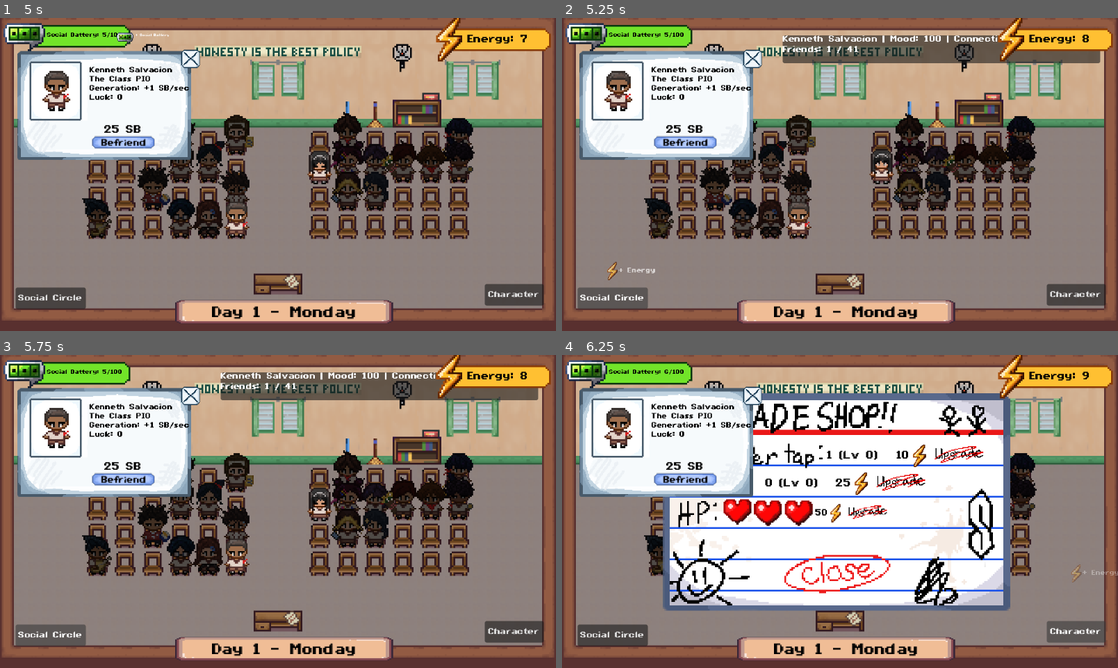
Above: before the commit, frames 1-4 (two rows, left to right).
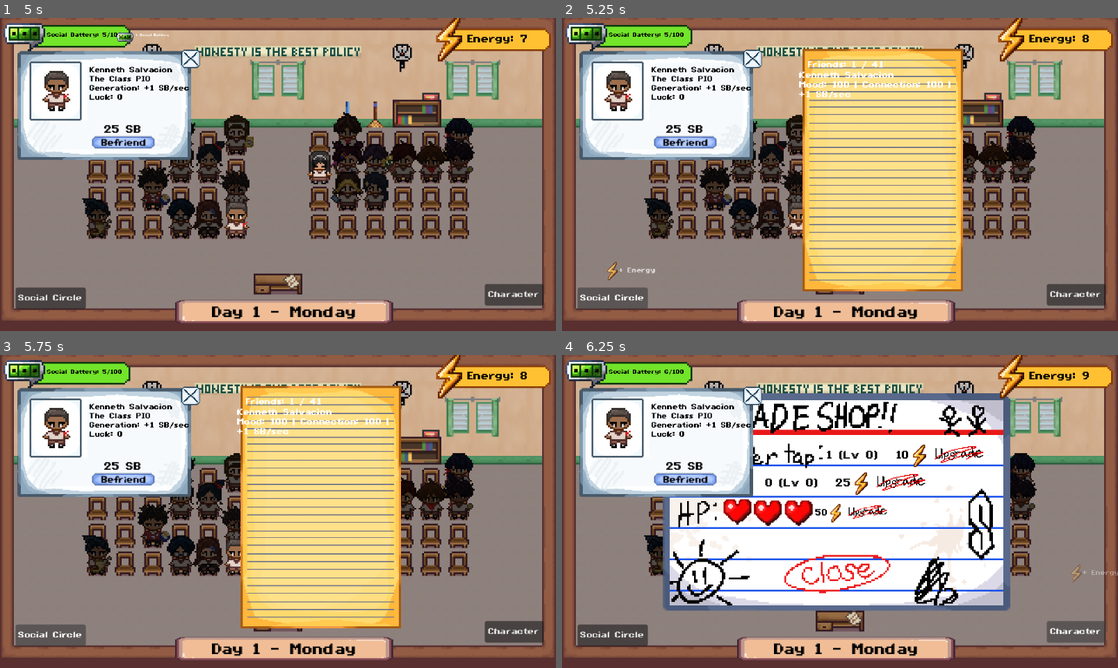
Above: after the commit, the same moments.

Repository: AzeOcram/checkpoint-gamejam
Game: Godot game, scene res://scenes/main/main.tscn
Two runs of this game, one before a commit and one after it. Both use one fixed random seed, a clock stepped at 60 frames per second and the inputs below.
Inputs (mouse positions are in pixels of both pictures, inside the frame that each line leads up to):
- Up to frame 1 (5 s): click (5, 74) at 0.52 s; tap Enter at 1.25 s; move the mouse to (400, 158) at 1.27 s; press the mouse at (400, 158) at 1.28 s; tap Space at 2 s; move the mouse to (166, 190) at 2.02 s; release the mouse at (166, 190) at 2.03 s; hold S 2.03-2.78 s; click (166, 190) at 2.1 s; move the mouse to (333, 105) at 2.77 s; press the mouse at (333, 105) at 2.78 s; move the mouse to (250, 237) at 3.52 s; release the mouse at (250, 237) at 3.53 s; click (250, 237) at 3.6 s; click (122, 143) at 4.25 s
- Up to frame 2 (5.25 s): click "Social Circle" at 5 s
- Up to frame 3 (5.75 s): no input
- Up to frame 4 (6.25 s): click "Character" at 5.75 s

Frame 1 is identical in both runs. In frame 2, 24% of the frame differs, in the area x 39-97%, y 5-88%; in frame 3, 24%; in frame 4, nothing differs.

Commit message:
feature(ui): UNFINSHED ui for friend panel, will continue tomorrow

Diff:
--- a/scenes/main/friends_panel.tscn
+++ b/scenes/main/friends_panel.tscn
@@ -1,18 +1,56 @@
 [gd_scene format=3 uid="uid://bs6y4k30lyphl"]
 
 [ext_resource type="Script" uid="uid://c5ktth8rywk88" path="res://scripts/main/friends_panel.gd" id="1_7jyo1"]
+[ext_resource type="Texture2D" uid="uid://b5ko4ri43xjis" path="res://assets/ui/social circles/paper_background.PNG" id="1_d54cj"]
+
+[sub_resource type="StyleBoxTexture" id="StyleBoxTexture_7jyo1"]
+content_margin_left = 24.0
+content_margin_top = 30.0
+content_margin_right = 24.0
+content_margin_bottom = 20.0
+texture = ExtResource("1_d54cj")
+texture_margin_left = 16.0
+texture_margin_top = 16.0
+texture_margin_right = 16.0
+texture_margin_bottom = 16.0
 
 [node name="FriendsPanel" type="PanelContainer" unique_id=4352755]
-offset_right = 147.0
-offset_bottom = 40.0
+custom_minimum_size = Vector2(288, 400)
+clip_contents = true
+anchors_preset = 8
+anchor_left = 0.5
+anchor_top = 0.5
+anchor_right = 0.5
+anchor_bottom = 0.5
+offset_left = -144.0
+offset_top = -200.0
+offset_right = 144.0
+offset_bottom = 200.0
+grow_horizontal = 2
+grow_vertical = 2
 scale = Vector2(0.4, 0.4)
+theme_override_styles/panel = SubResource("StyleBoxTexture_7jyo1")
 script = ExtResource("1_7jyo1")
 
 [node name="VBoxContainer" type="VBoxContainer" parent="." unique_id=715070115]
 layout_mode = 2
 
-[node name="FriendList" type="VBoxContainer" parent="VBoxContainer" unique_id=171448405]
+[node name="MarginContainer" type="MarginContainer" parent="VBoxContainer" unique_id=1162937230]
 layout_mode = 2
+theme_override_constants/margin_left = 12
+theme_override_constants/margin_top = 7
 
-[node name="FriendCountLabel" type="Label" parent="VBoxContainer" unique_id=946841063]
+[node name="FriendCountLabel" type="Label" parent="VBoxContainer/MarginContainer" unique_id=946841063]
 layout_mode = 2
+autowrap_mode = 1
+
+[node name="ScrollContainer" type="ScrollContainer" parent="VBoxContainer" unique_id=342631277]
+layout_mode = 2
+size_flags_vertical = 3
+horizontal_scroll_mode = 0
+scroll_horizontal_by_default = true
+
+[node name="FriendList" type="VBoxContainer" parent="VBoxContainer/ScrollContainer" unique_id=1047671954]
+layout_mode = 2
+size_flags_horizontal = 3
+size_flags_vertical = 3
--- a/scripts/main/friends_panel.gd
+++ b/scripts/main/friends_panel.gd
@@ -2,8 +2,9 @@
 
 
 # Nodes
-@onready var friend_list: VBoxContainer = $VBoxContainer/FriendList
-@onready var friend_count_label: Label = $VBoxContainer/FriendCountLabel
+# Updated path to point inside ScrollContainer
+@onready var friend_list: VBoxContainer = $VBoxContainer/ScrollContainer/FriendList
+@onready var friend_count_label: Label = $VBoxContainer/MarginContainer/FriendCountLabel
 
 
 # Reference to the Recruitment System.
@@ -39,9 +40,13 @@
 func add_friend_to_list(friend: FriendNode) -> void:
 	var label := Label.new()
 
+	# Enable auto-wrapping so text stays inside panel bounds
+	label.autowrap_mode = TextServer.AUTOWRAP_WORD_SMART
+	label.size_flags_horizontal = Control.SIZE_EXPAND_FILL
+
 	label.text = (
 		friend.data.friend_name
-		+ " | Mood: " + str(friend.data.mood)
+		+ "\nMood: " + str(friend.data.mood)
 		+ " | Connection: " + str(friend.data.connection)
 		+ " | +" + str(friend.data.social_battery_generation)
 		+ " SB/sec"
Binary file added: assets/ui/social circles/IMG_3074.PNG
Not shown, added: assets/ui/social circles/IMG_3074.PNG.import
Binary file added: assets/ui/social circles/paper_background.PNG
Not shown, added: assets/ui/social circles/paper_background.PNG.import
